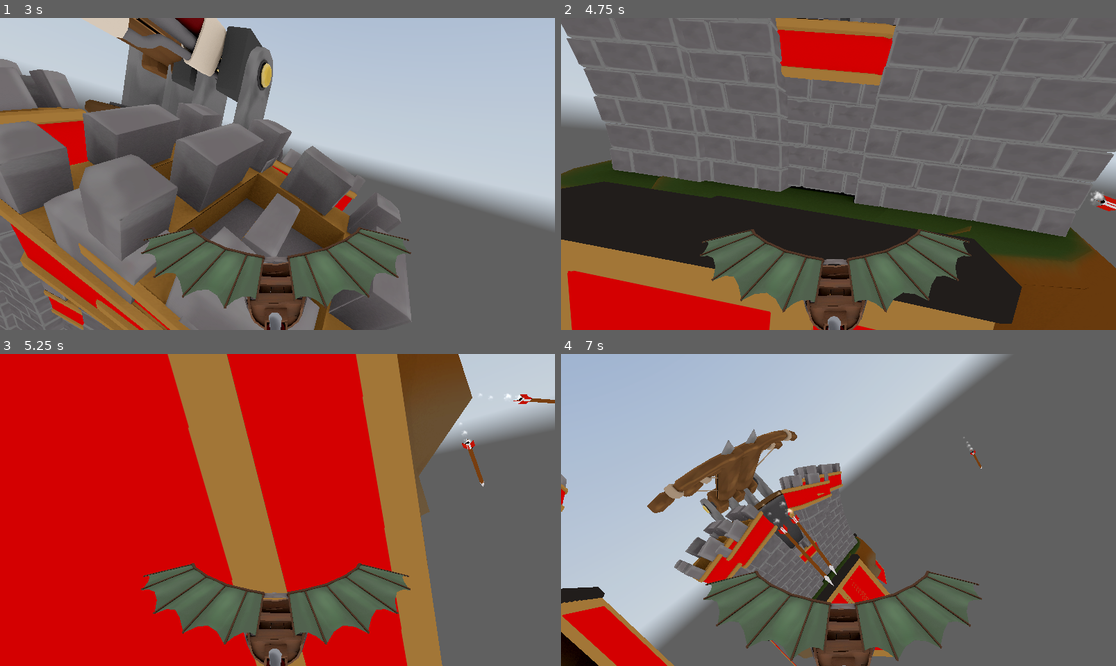
Above: before the commit, frames 1-4 (two rows, left to right).
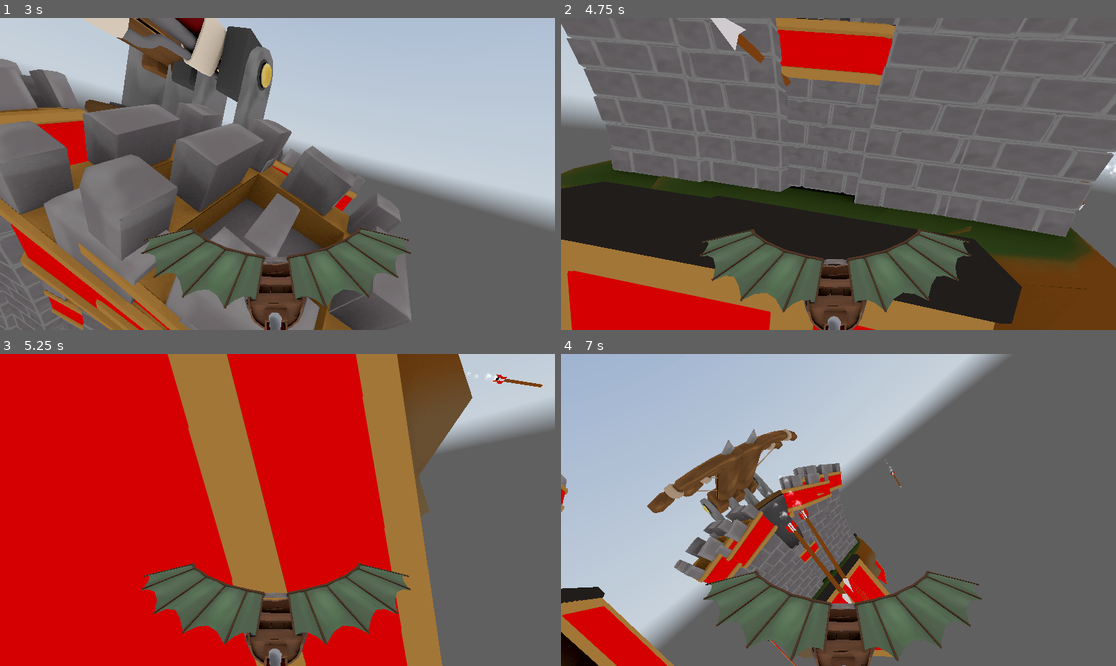
Above: after the commit, the same moments.

Repository: SimDubz/godot_gamejam_01
Game: Godot game, scene res://scenes/playground.tscn
Same seed, same stepped clock (60 frames per second), same inputs: the game is played once before the commit and once after it. This scene is started directly instead of the project's main scene. A sky picture missing from this copy of the repository is replaced by a grey-blue gradient.
Inputs (mouse positions are in pixels of both pictures, inside the frame that each line leads up to):
- Up to frame 1 (3 s): tap Enter (ui_accept) at 0.5, 0.77, 1.52 s; move the mouse to (271, 180) at 0.52 s; hold E (rotate_right) 0.53-2.03 s; move the mouse to (316, 177) at 1.27 s; move the mouse to (233, 170) at 2.02 s; hold Q (rotate_left) from 2.03 s (still down); move the mouse to (283, 174) at 2.77 s
- Up to frame 2 (4.75 s): tap Enter (ui_accept) at 3.02, 3.77, 4.52 s; move the mouse to (816, 167) at 3.52 s; move the mouse to (866, 174) at 4.27 s; release Q (rotate_left) at 4.28 s; hold E (rotate_right) from 4.28 s (still down)
- Up to frame 3 (5.25 s): keep holding E (rotate_right); move the mouse to (249, 510) at 5.02 s
- Up to frame 4 (7 s): keep holding E (rotate_right); move the mouse to (849, 503) at 5.77 s; tap Enter (ui_accept) at 6.02, 6.77 s; move the mouse to (832, 516) at 6.52 s

Frame 1 is identical in both runs. In frame 2, 0.7% of the frame differs, in the area x 26-100%, y 0-62%; in frame 3, 0.4%; in frame 4, 1.0%, in the area x 35-76%, y 26-80%.

Commit message:
Added flame weapon

Diff:
--- a/assets/castle_flamethrower.tscn
+++ b/assets/castle_flamethrower.tscn
@@ -10,7 +10,7 @@
 shader_parameter/albedo_color = Color(1, 1, 1, 1)
 shader_parameter/texture_albedo = ExtResource("3_hn042")
 
-[node name="castle_flamethrower" groups=["flame"] instance=ExtResource("1_b7svi")]
+[node name="castle_flamethrower" groups=["fire"] instance=ExtResource("1_b7svi")]
 
 [node name="flamethrower" parent="." index="0"]
 surface_material_override/0 = SubResource("ShaderMaterial_cv7vb")
--- a/scenes/enemy.tscn
+++ b/scenes/enemy.tscn
@@ -18,7 +18,7 @@
 unique_name_in_owner = true
 
 [node name="CanonEdge" type="Marker3D" parent="CharacterModel"]
-transform = Transform3D(1, 0, 0, 0, 1, 0, 0, 0, 1, 0.0695744, 53.0025, 26.5431)
+transform = Transform3D(1, 0, 0, 0, 1, 0, 0, 0, 1, 0.0695744, 53.0025, 39.5431)
 
 [node name="CollisionShape3D" type="CollisionShape3D" parent="."]
 transform = Transform3D(1, 0, 0, 0, 1, 0, 0, 0, 1, 1.18058, 9.19064, 0.30415)
--- a/scenes/flame_projectile.tscn
+++ b/scenes/flame_projectile.tscn
@@ -1,17 +1,15 @@
 [gd_scene load_steps=3 format=3 uid="uid://dl8tkhe4y0yuo"]
 
-[ext_resource type="PackedScene" uid="uid://bys06v4yu7qfo" path="res://arts/vfx/vfx_Flametrower.tscn" id="1_q0iq4"]
+[ext_resource type="Script" path="res://scripts/flame_projectile.gd" id="1_f6pti"]
 
 [sub_resource type="CapsuleShape3D" id="CapsuleShape3D_us3r7"]
 height = 2.9014
 
 [node name="flame_projectile" type="Area3D"]
+script = ExtResource("1_f6pti")
 
 [node name="CollisionShape3D" type="CollisionShape3D" parent="."]
 transform = Transform3D(1.125, 0, 0, 0, -4.91753e-08, -1.125, 0, 1.125, -4.91753e-08, 0.431293, 0.194856, 1.61256)
 shape = SubResource("CapsuleShape3D_us3r7")
 
-[node name="vfx_Flametrower" parent="." instance=ExtResource("1_q0iq4")]
-transform = Transform3D(0.98328, 0, 0.182098, -0.0221922, 0.992546, 0.119832, -0.180741, -0.121869, 0.975951, 0.110496, 0, 0)
-
 [node name="Anchor" type="Node3D" parent="."]
--- a/scripts/enemy.gd
+++ b/scripts/enemy.gd
@@ -18,7 +18,6 @@
 func _on_range_body_entered(body: Node3D):
 	""""""
 
-	print("Plane Entered")
 	if body.is_in_group("plane"):
 		plane_in_bounds = true
 
@@ -26,7 +25,6 @@
 func _on_range_body_exited(body: Node3D) -> void:
 	""""""
 
-	print("Plane Existed")
 	if body.is_in_group("plane"):
 		plane_in_bounds = false
 
@@ -41,7 +39,8 @@
 		var player_position = get_plane_position()
 		var player_velocity = player.velocity
 
-		if projectile_type == GameData.WEAPON.CANON or GameData.WEAPON.ARROW:
+		if projectile_type == GameData.WEAPON.CANON or projectile_type == GameData.WEAPON.ARROW:
+
 
 			var projectile = projectile_scene.instantiate()
 			var future_position = get_refined_future_position(player_position, player_velocity, projectile.speed)
@@ -51,7 +50,8 @@
 			projectile.global_transform.origin = canon_edge.global_transform.origin
 			projectile.call("set_properties", direction, projectile_type)
 
-		elif projectile_type == GameData.WEAPON.FLAME:
+		elif projectile_type == GameData.WEAPON.FIRE:
+			print("FLAME")
 
 			var projectile_flame = projectile_flame_scene.instantiate()
 			get_tree().root.add_child(projectile_flame)
@@ -63,19 +63,19 @@
 
 func get_projectile_type(weapon: Node3D):
 	""""""
-
+	print("Checking weapon group for:", weapon.name)  # Debug line
 	var projectile_type = ""
 
 	if weapon.is_in_group("canon"):
 		projectile_type = GameData.WEAPON.CANON
 		return projectile_type
 
-	if weapon.is_in_group("arrow"):
+	elif weapon.is_in_group("arrow"):
 		projectile_type = GameData.WEAPON.ARROW
 		return projectile_type
 
-	if weapon.is_in_group("flame"):
-		projectile_type = GameData.WEAPON.FLAME
+	elif weapon.is_in_group("fire"):
+		projectile_type = GameData.WEAPON.FIRE
 		return projectile_type
 
 func get_plane_position() -> Vector3:
--- a/flame_projectile.gd
+++ b/scripts/flame_projectile.gd
@@ -1,11 +1,12 @@
 extends Area3D
 
-var projectil_flame_scene = preload("res://assets/castle_flamethrower.tscn")
+var projectil_flame_scene = preload("res://arts/vfx/vfx_Flametrower.tscn")
 @onready var anchor: Node3D = $Anchor
 
 func set_properties():
 	var projectile_instance = projectil_flame_scene.instantiate()
 	anchor.add_child(projectile_instance)
+	print("Flame added")
 
 func _on_body_entered(body: Node3D) -> void:
 	if body.is_in_group("plane"):
--- a/scripts/game_data.gd
+++ b/scripts/game_data.gd
@@ -1,6 +1,6 @@
 extends Node
 
-enum WEAPON {CANON, ARROW, FLAME}
+enum WEAPON {CANON, ARROW, FIRE}
 var successful_landings = 0
 
 func increment_landings():
